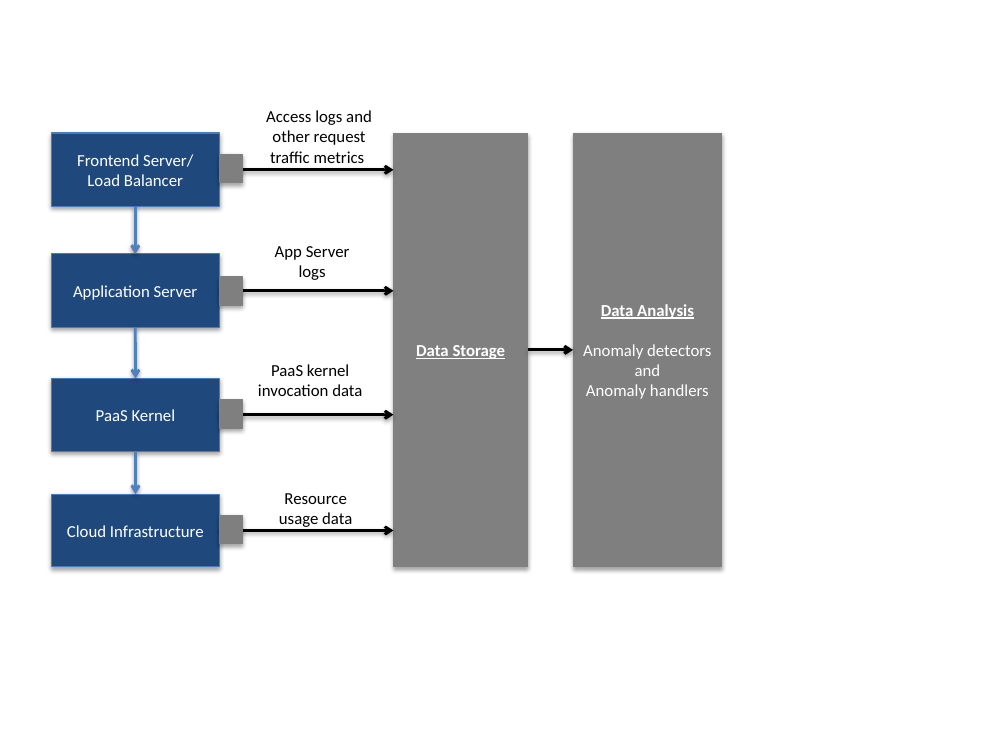
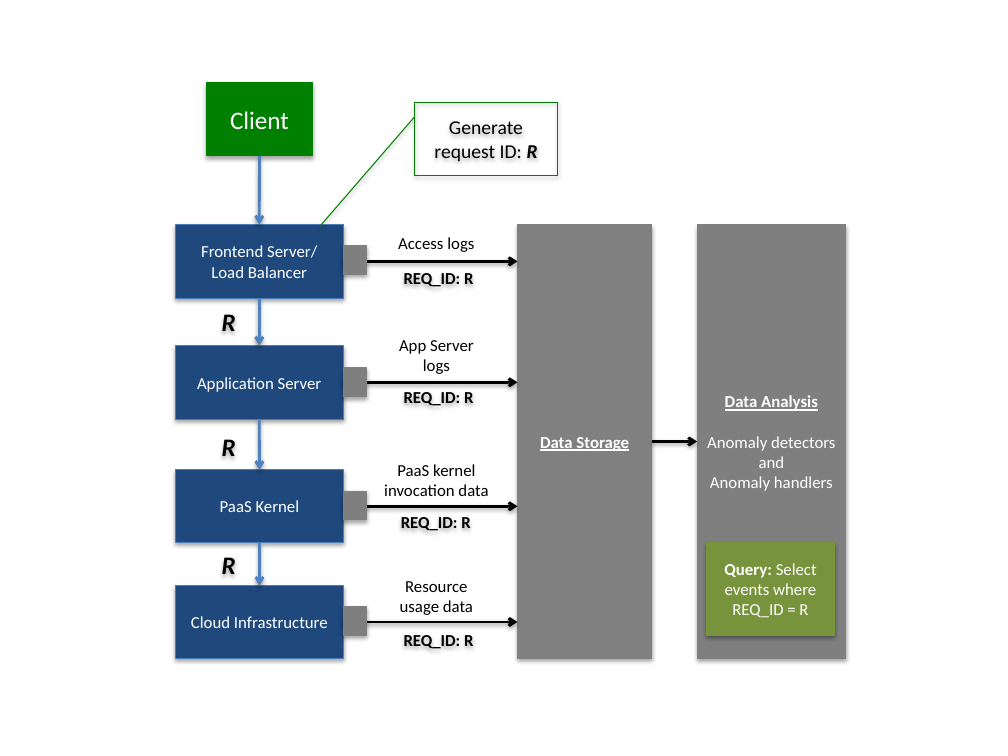
Before and after one commit to Dithn/eager-appscale, a slide deck: slide 14 of Eager/elk-experiment/Huawei_Presentation_1.pptx. Drawn at 1008x756 pixels with LibreOffice and Linux fonts; fonts in the diff are those of the drawing. Boxes give left, top, right and bottom in pixels: in the first picture for what was removed or moved away, otherwise in the second. Text is boxed around its words. In the diff, an @@ line names an element or a change of style, - is before the commit and + after.

```diff
--- a/Eager/elk-experiment/Huawei_Presentation_1.pptx
+++ b/Eager/elk-experiment/Huawei_Presentation_1.pptx
@@ rectangle added at (x1=207, y1=83, x2=312, y2=156), fill #008000, outline #008000 0.75 pt, 18 pt, text #FFFFFF @@
+Client
@@ border callout added at (x1=414, y1=102, x2=556, y2=175), outline #008000 0.75 pt, 14 pt, text #000000 @@
+Generate request ID: R
@@ arrow added from (259, 156) to (259, 225), #4F81BD 2 pt @@
@@ text at (x1=398, y1=237, x2=474, y2=252): text changed @@
-Access logs and other request traffic metrics
+Access logs
@@ text added at (x1=404, y1=271, x2=473, y2=287), 12 pt, text #000000, bold @@
+REQ_ID: R
@@ text added at (x1=222, y1=311, x2=236, y2=338), 18 pt, text #000000, bold, italic @@
+R
@@ text "App Server logs" moved from (x1=275, y1=246, x2=350, y2=280) to (x1=399, y1=340, x2=474, y2=374) @@
@@ text added at (x1=404, y1=392, x2=473, y2=406), 12 pt, text #000000, bold @@
+REQ_ID: R
@@ text added at (x1=222, y1=435, x2=236, y2=456), 18 pt, text #000000, bold, italic @@
+R
@@ text "PaaS kernel invocation data" moved from (x1=258, y1=364, x2=362, y2=396) to (x1=384, y1=464, x2=488, y2=496) @@
@@ text added at (x1=401, y1=515, x2=470, y2=531), 12 pt, text #000000, bold @@
+REQ_ID: R
@@ text added at (x1=222, y1=553, x2=236, y2=574), 18 pt, text #000000, bold, italic @@
+R
@@ 10 rectangles, 8 arrows moved together from (x1=51, y1=133, x2=723, y2=566) to (x1=175, y1=225, x2=847, y2=658) @@
@@ rectangle added at (x1=707, y1=542, x2=835, y2=635), fill #77933C, outline #77933C 0.75 pt, 12 pt, text #FFFFFF @@
+Query: Select events where REQ_ID = R
@@ text "Resource usage data" moved from (x1=279, y1=493, x2=352, y2=527) to (x1=400, y1=581, x2=473, y2=615) @@
@@ text added at (x1=404, y1=632, x2=473, y2=649), 12 pt, text #000000, bold @@
+REQ_ID: R
```
Also in this commit, not shown: 2 other files.
